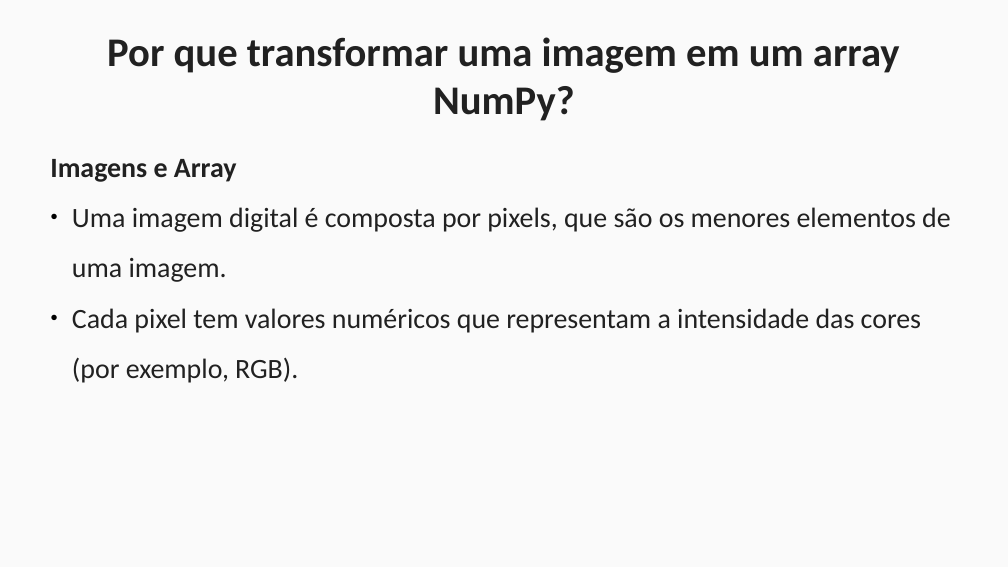
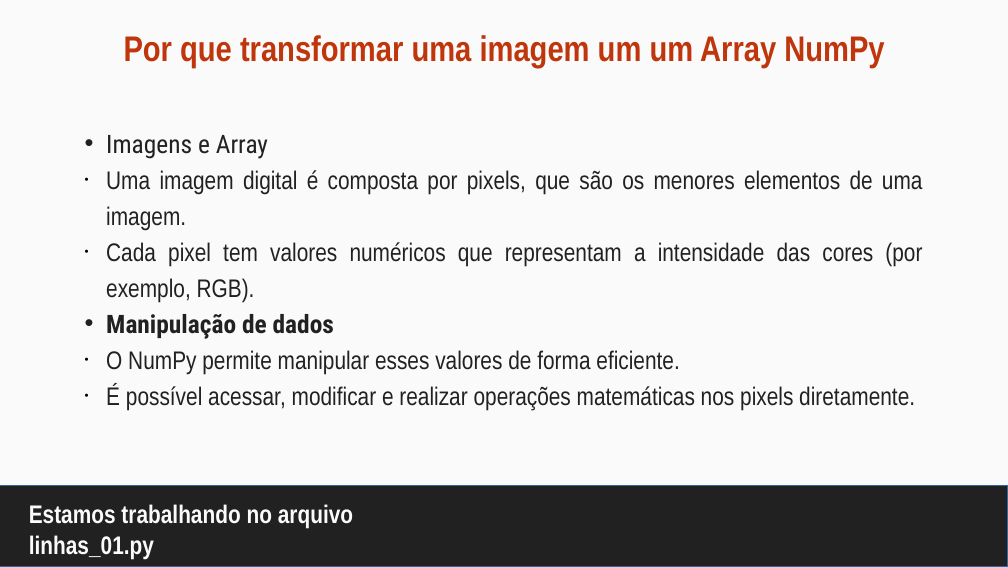
Before and after one commit to maurizioprizzi/finding_lanes, a slide deck: slide 8 of computer_vision_encounter_01.odp (slide 6 before the commit). Drawn at 1008x567 pixels with LibreOffice and Linux fonts; fonts in the diff are those of the drawing. Boxes give left, top, right and bottom in pixels: in the first picture for what was removed or moved away, otherwise in the second. Text is boxed around its words. In the diff, an @@ line names an element or a change of style, - is before the commit and + after.

```diff
--- a/computer_vision_encounter_01.odp
+++ b/computer_vision_encounter_01.odp
@@ title "Por que transformar uma imagem ..." at [124, 35, 884, 68]: vertical alignment top to middle @@
@@ title at [124, 35, 884, 68]: text changed; size 32 to 28 pt; font Calibri to Arial Narrow; text colour #212121 to #BF360C @@
-Por que transformar uma imagem em um array NumPy?
+Por que transformar uma imagem um um Array NumPy
@@ subtitle "Imagens e Array": place and size @@
-subtitle "Imagens e Array" at [50, 159, 951, 383]
+subtitle "Imagens e Array" at [106, 135, 923, 411]
@@ subtitle at [106, 135, 923, 303]: size 22 to 20 pt in "Imagens e Array", "Uma imagem digital é composta por pixels, ...", "Cada pixel tem valores numéricos que representam ..."; font Calibri to Roboto Condensed, bold off in "Imagens e Array"; font Calibri to Arial Narrow in "Uma imagem digital é composta por pixels, ...", "Cada pixel tem valores numéricos que representam ..."; alignment left to justified; bullet none to •; line spacing 1.5 to 28.4pt; bullet ● to • @@
@@ subtitle at [106, 314, 915, 411]: paragraphs added @@
+• Manipulação de dados
+• O NumPy permite manipular esses valores de forma eficiente.
+• É possível acessar, modificar e realizar operações matemáticas nos pixels diretamente.
@@ rectangle added at [0, 486, 1008, 567], fill #212121, outline #3465A4 0 pt @@
@@ title added at [29, 504, 353, 560], 20 pt, text #FAFAFA, bold @@
+Estamos trabalhando no arquivo linhas_01.py
```
Also in this commit, not shown: 13 other slides changed, 4 slides added, 4 slides removed, 6 other files.
